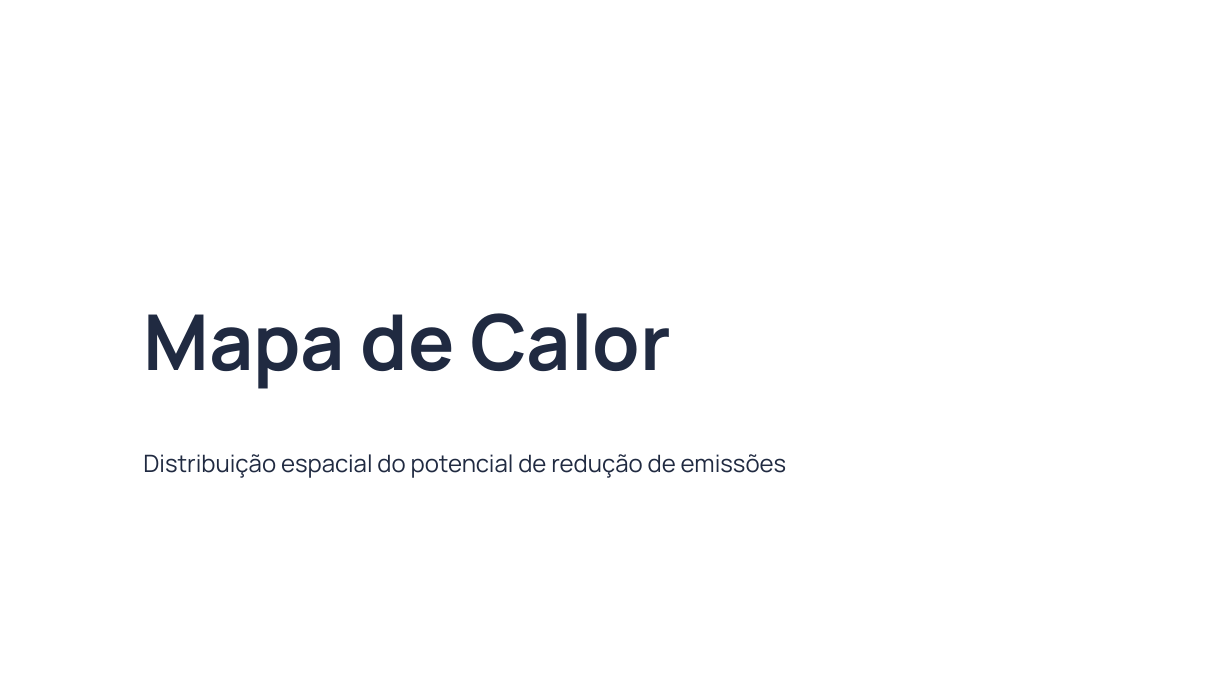
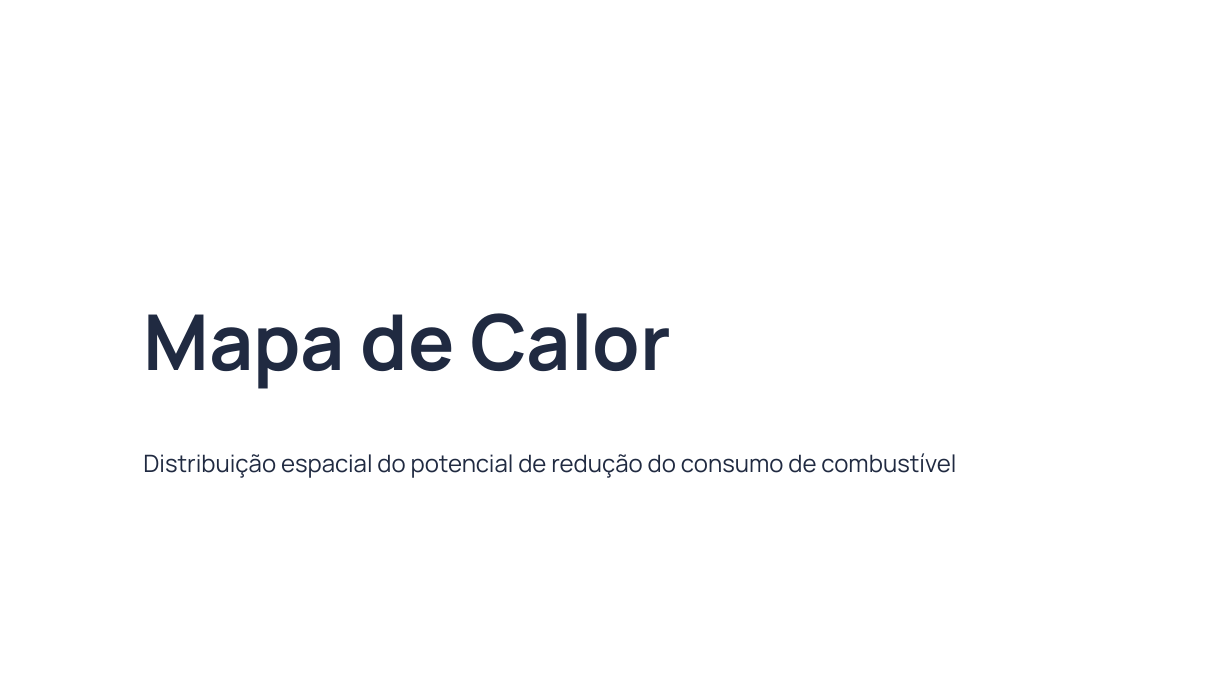
Before and after one commit to pennylanesccp/cabotage-lens, a slide deck: slide 15 of docs/apresentacao_preliminar/presentation.pptx. Drawn at 1232x693 pixels with LibreOffice and Linux fonts; fonts in the diff are those of the drawing; background and template pictures are left out. Boxes give left, top, right and bottom in pixels: in the first picture for what was removed or moved away, otherwise in the second. Text is boxed around its words. In the diff, an @@ line names an element or a change of style, - is before the commit and + after.

```diff
--- a/docs/apresentacao_preliminar/presentation.pptx
+++ b/docs/apresentacao_preliminar/presentation.pptx
@@ subtitle at box(143, 453, 956, 478): text changed @@
-Distribuição espacial do potencial de redução de emissões
+Distribuição espacial do potencial de redução do consumo de combustível
```
Also in this commit, not shown: 3 other slides changed.
